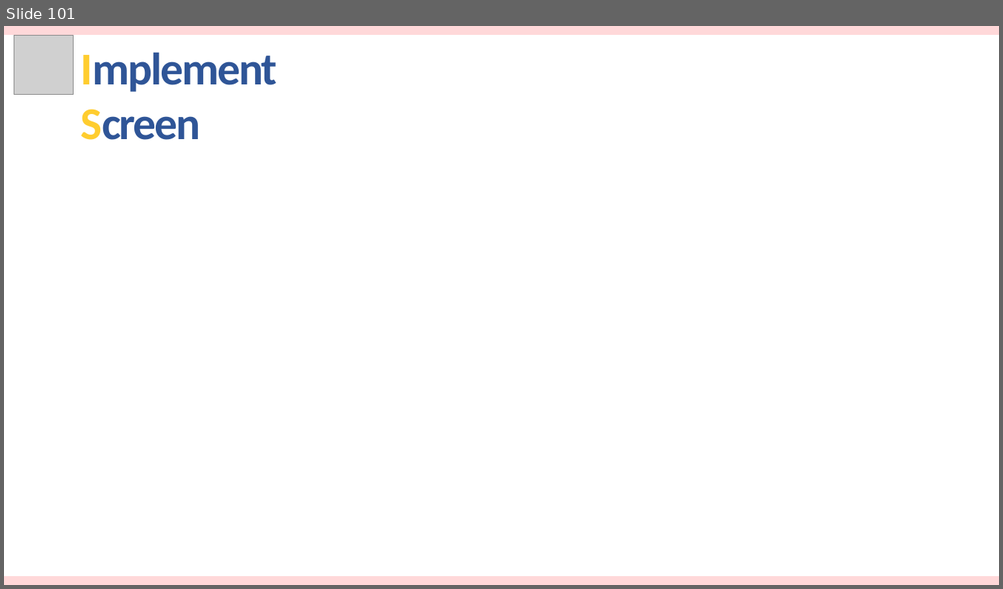
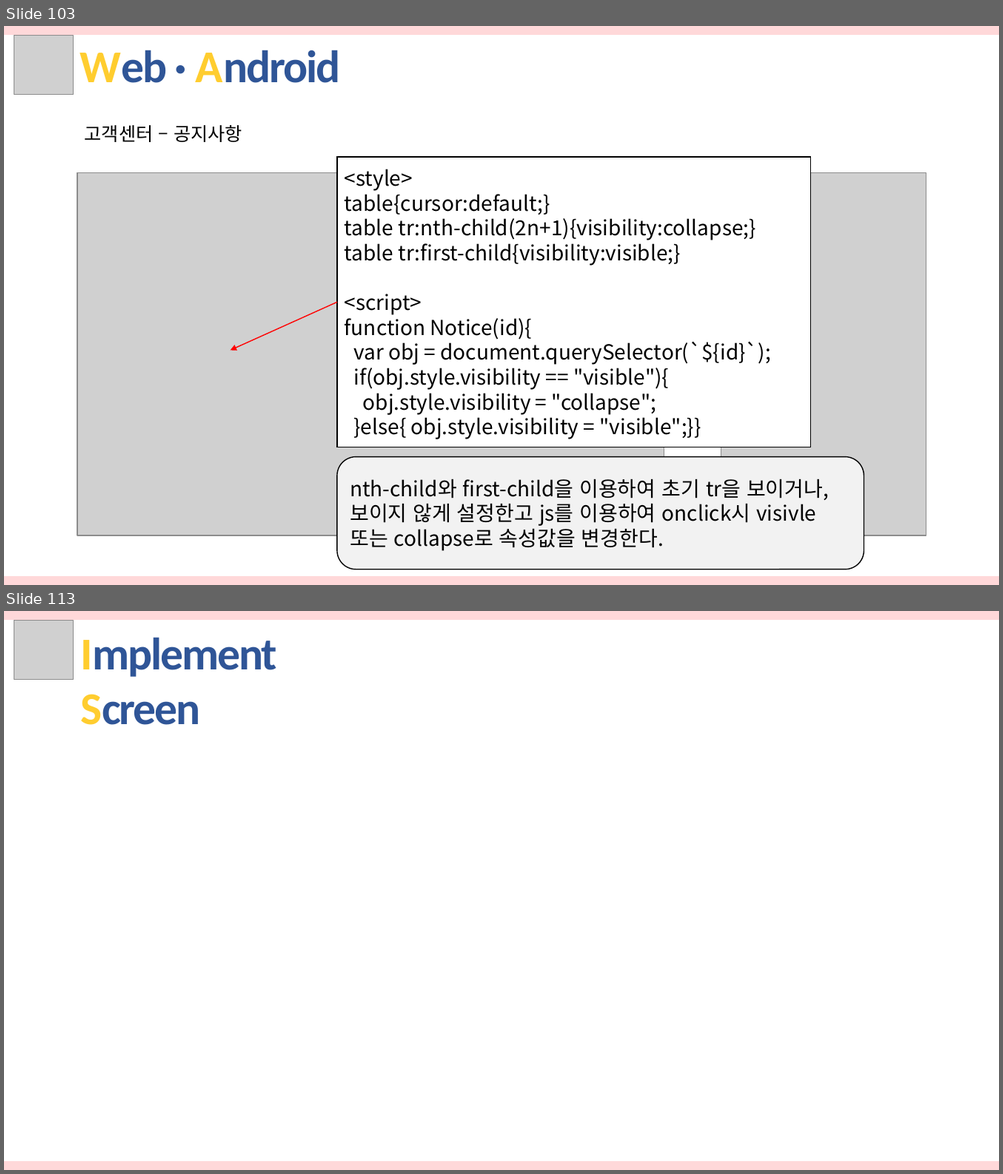
Before and after one commit to hhsw07/ezen-academy-projects, a slide deck: 발표자료/3차/반려동물관리서비스.pptx. Shown one above the other, each under a label of ours: slide 101 before the commit, slides 103 and 113 after it; the slides between them are not shown. The pictures are 1003x589 and 1003x1174 pixels, drawn with LibreOffice and Linux fonts; fonts in the diff are those of the drawing; grey boxes stand for pictures. Boxes give left, top, right and bottom in pixels: in the first picture for what was removed or moved away, otherwise in the second. Text is boxed around its words. In the diff, an @@ line names an element or a change of style, - is before the commit and + after.

```diff
--- a/발표자료/3차/반려동물관리서비스.pptx
+++ b/발표자료/3차/반려동물관리서비스.pptx
@@ slide 103 added at box(4, 26, 999, 585), background #FFFFFF @@
@@ rectangle added at box(4, 26, 999, 35), fill #FFD8D9 @@
@@ picture added at box(14, 36, 74, 95) @@
@@ text added at box(80, 50, 340, 83), 44 pt, text #2F5597, bold @@
+Web · Android
@@ text added at box(85, 125, 242, 142), 18 pt, text #000000 @@
+고객센터 – 공지사항
@@ rectangle added at box(337, 157, 811, 448), fill #FFFFFF, outline #000000 1 pt, 20 pt, text #000000 @@
+<style>
+table{cursor:default;}
+table tr:nth-child(2n+1){visibility:collapse;}
+table tr:first-child{visibility:visible;}
+<script>
+function Notice(id){
+var obj = document.querySelector(`${id}`);
+if(obj.style.visibility == "visible"){
+obj.style.visibility = "collapse";
+}else{ obj.style.visibility = "visible";}}
@@ picture added at box(77, 173, 663, 537) @@
@@ picture added at box(721, 173, 926, 537) @@
@@ arrow added from (337, 302) to (230, 351), #FF0000 1 pt @@
@@ rounded rectangle added at box(337, 457, 864, 570), fill #F2F2F2, outline #000000 1 pt, 20 pt, text #000000 @@
+nth-child와 first-child을 이용하여 초기 tr을 보이거나, 보이지 않게 설정한고 js를 이용하여 onclick시 visivle 또는 collapse로 속성값을 변경한다.
@@ rectangle added at box(4, 577, 999, 585), fill #FFD8D9 @@
@@ what was slide 101 is now slide 113 @@
```
Also in this commit, not shown: 11 other slides added.
